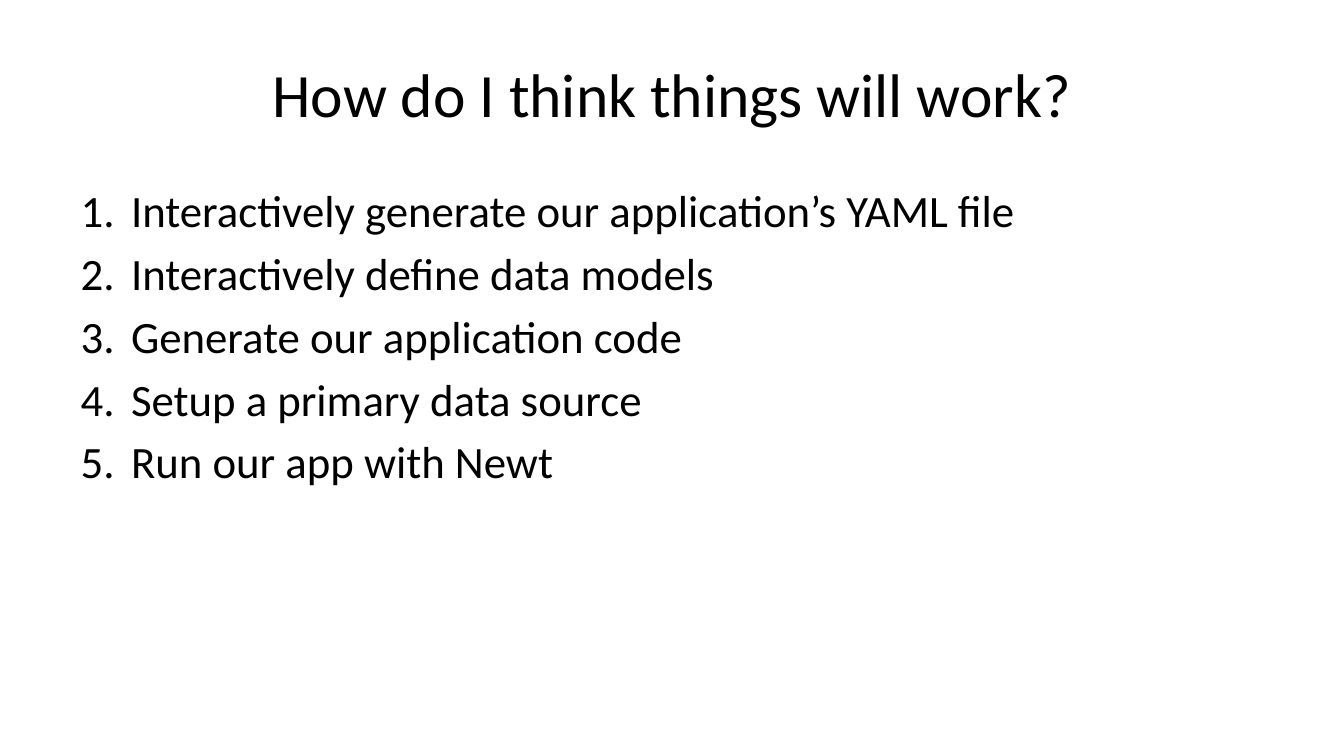
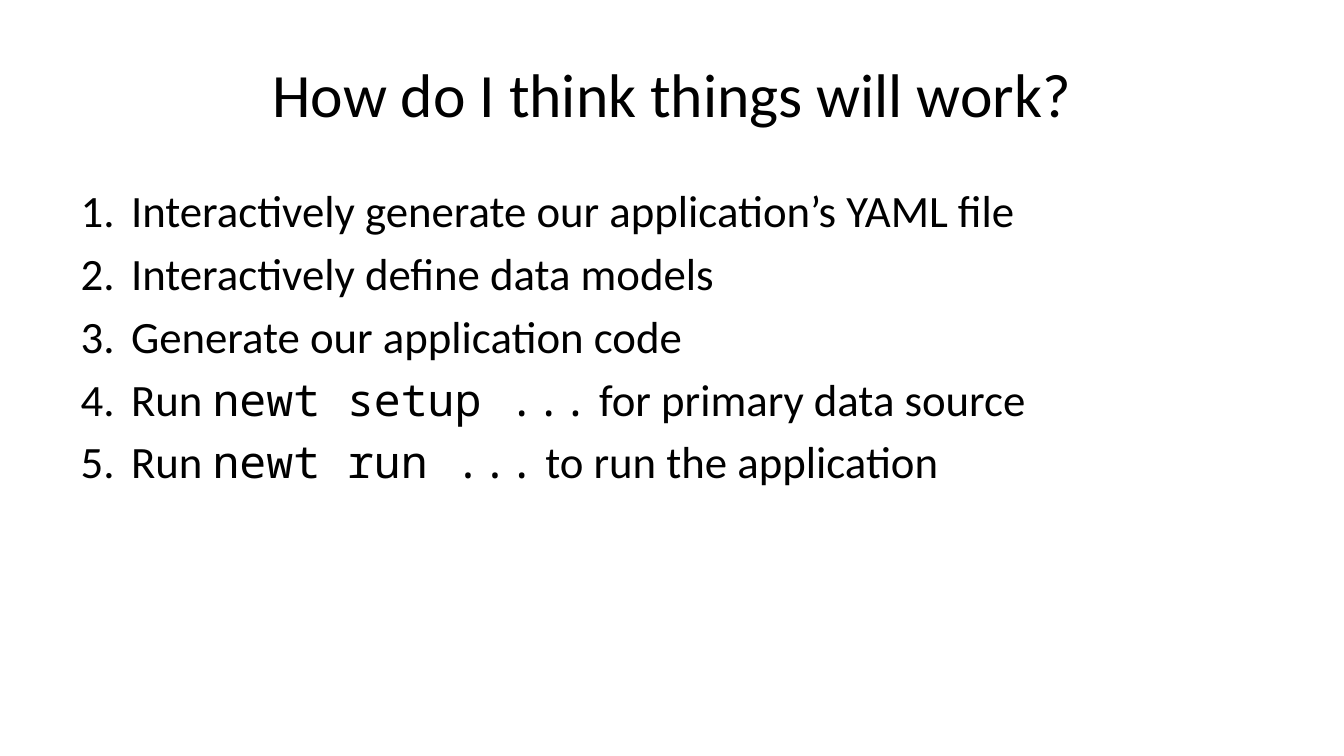
Before and after one commit to caltechlibrary/newt, a slide deck: slide 16 of presentation3/newt-p3.pptx (slide 14 before the commit). Drawn at 1344x756 pixels with LibreOffice and Linux fonts; fonts in the diff are those of the drawing. Boxes give left, top, right and bottom in pixels: in the first picture for what was removed or moved away, otherwise in the second. Text is boxed around its words. In the diff, an @@ line names an element or a change of style, - is before the commit and + after.

```diff
--- a/presentation3/newt-p3.pptx
+++ b/presentation3/newt-p3.pptx
@@ text at box(131, 385, 1026, 486): text changed @@
-4. Setup a primary data source
-5. Run our app with Newt
+4. Run newt setup ... for primary data source
+5. Run newt run ... to run the application
```
Also in this commit, not shown: 16 other slides changed, 3 slides added, 3 slides removed, 21 other files.
